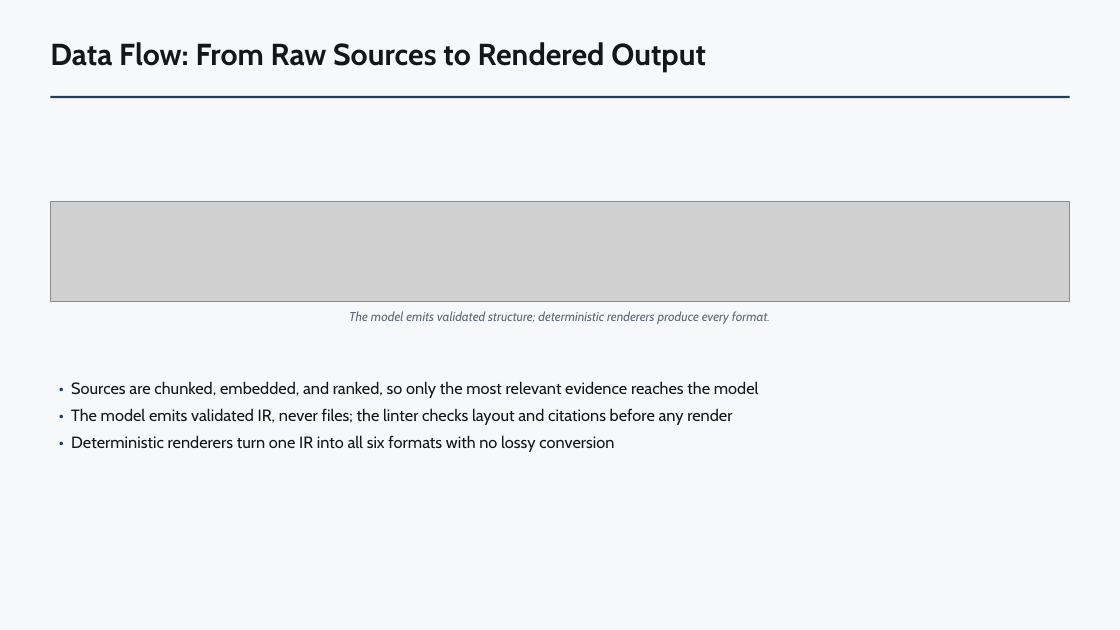
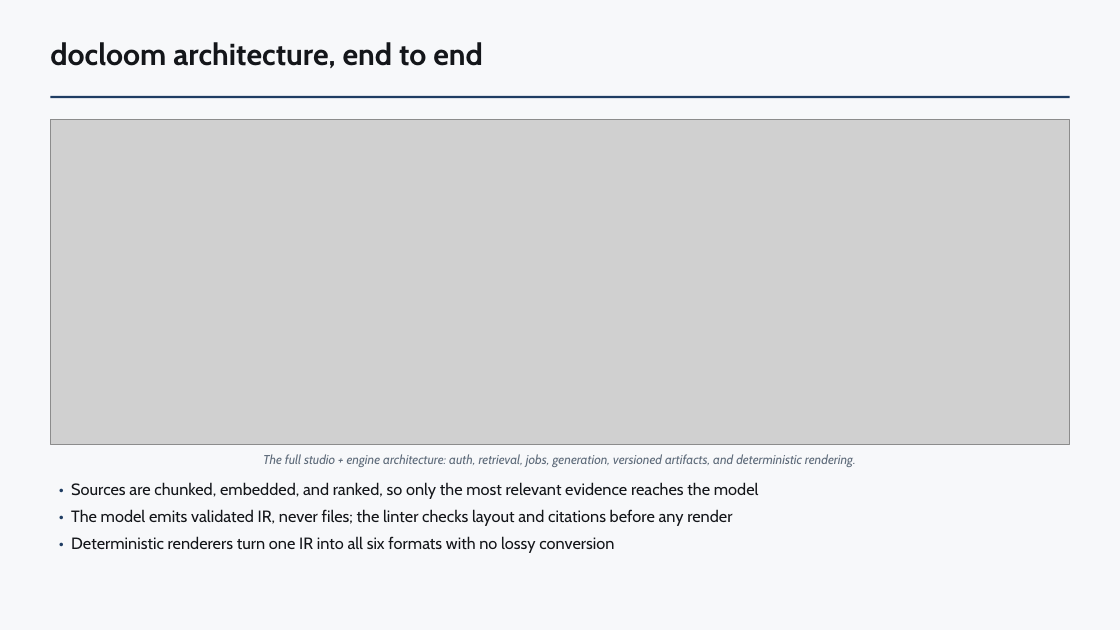
Before and after one commit to kirti34n/docloom, a slide deck: slide 4 of examples/dogfood/output/deck.pptx. Drawn at 1120x630 pixels with LibreOffice and Linux fonts; fonts in the diff are those of the drawing; grey boxes stand for pictures. Boxes give left, top, right and bottom in pixels: in the first picture for what was removed or moved away, otherwise in the second. Text is boxed around its words. In the diff, an @@ line names an element or a change of style, - is before the commit and + after.

```diff
--- a/examples/dogfood/output/deck.pptx
+++ b/examples/dogfood/output/deck.pptx
@@ text at box(50, 42, 483, 68): text changed @@
-Data Flow: From Raw Sources to Rendered Output
+docloom architecture, end to end
@@ picture: place and size @@
-picture at box(50, 202, 1070, 302)
+picture at box(50, 119, 1070, 444)
@@ text at box(263, 454, 856, 467): text changed @@
-The model emits validated structure; deterministic renderers produce every format.
+The full studio + engine architecture: auth, retrieval, jobs, generation, versioned artifacts, and deterministic rendering.
@@ text "• Sources are chunked, embedded, ...": place and size @@
-text "• Sources are chunked, embedded, ..." at box(71, 381, 759, 452)
+text "• Sources are chunked, embedded, ..." at box(71, 482, 759, 553)
```
Also in this commit, not shown: 18 other files.
